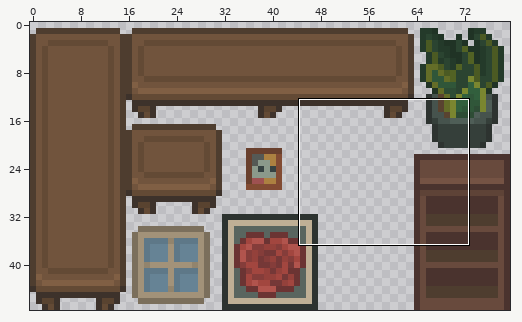
Two states of a sprite sheet, Assets/Sprites/Objects.png. Above, an overview of the earlier version with the close-up marked.
Close-up. First the earlier version:
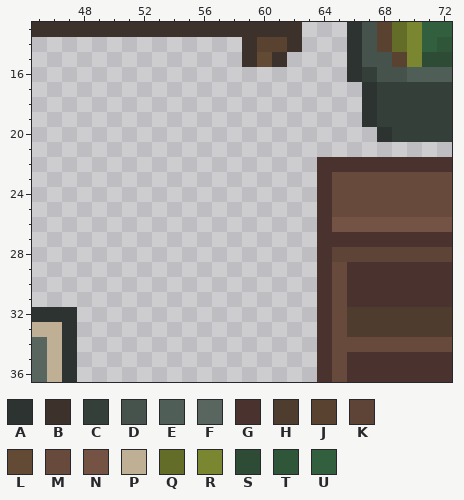
The file is 80x48 pixels. Colours within 5 levels of each other are drawn and written as one. Shown: x 45..72, y 13..36.
Palette (. is transparent): A #2d3330  B #3d322b  C #353f3a  D #46534d  E #4f5e57  F #59655f  G #4a332e  H #4e3d2f  J #594330  K #5e4337  L #634a35  M #684a3d  N #755344  P #bfaf95  Q #646d28  R #7a8630  S #2e4c35  T #305639  U #325f3d
Pixels before, first column x 45:
13 BBBBBBBBBBBBBBBBBB...ADJQRUU
14 ..............BJJB...ADJQRUT
15 ..............BLB....ADDJRSS
16 .....................ACDDEEE
17 ......................ACCCCC
18 ......................ACCCCC
19 ......................ACCCCC
20 .......................ACCCC
21 ............................
22 ...................GGGGGGGGG
23 ...................GMMMMMMMM
24 ...................GMMMMMMMM
25 ...................GMMMMMMMM
26 ...................GNNNNNNNN
27 ...................GGGGGGGGG
28 ...................GKKKKKKKK
29 ...................GMGGGGGGG
30 ...................GMGGGGGGG
31 ...................GMGGGGGGG
32 AAA................GMHHHHHHH
33 PPA................GMHHHHHHH
34 FPA................GMMMMMMMM
35 FPA................GMGGGGGGG
36 FPA................GMGGGGGGG
After the commit:
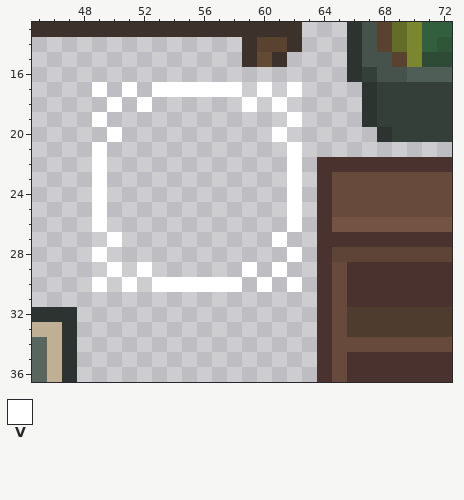
Colours new in this view: V #ffffff
Changes in this commit:
There is now colour V in row 17 at x 49, 51, 53 to 58, 60 and 62; in row 18 at x 50, 52, 59 and 61; in row 19 at x 49 and 62; in row 20 at x 50 and 61; in rows 21 to 26 at x 49 and 62; in row 27 at x 50 and 61.
There is now colour V in row 28 at x 49 and 62; in row 29 at x 50, 52, 59 and 61; in row 30 at x 49, 51, 53 to 58, 60 and 62.
